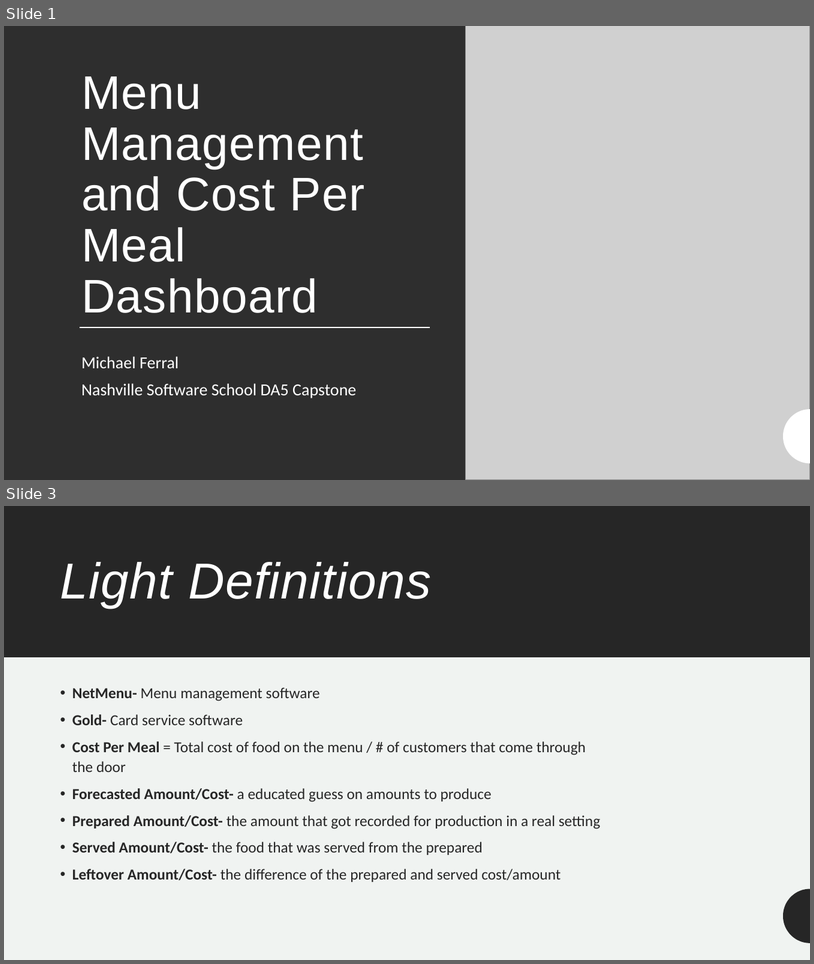
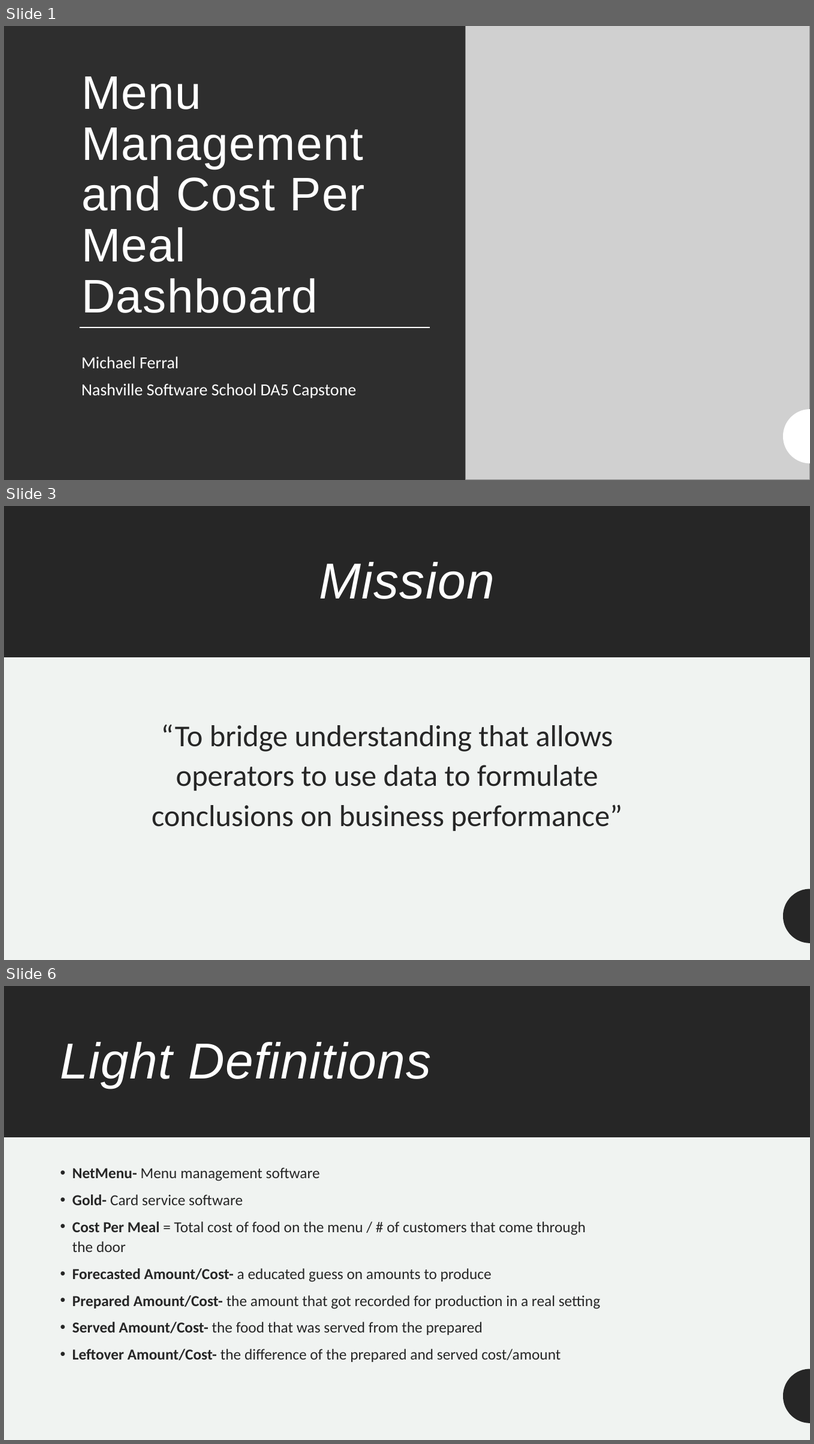
Before and after one commit to meferral/Menu_Dashboard, a slide deck: Capstone_Menu_Dashboard.pptx. Shown one above the other, each under a label of ours: slides 1 and 3 before the commit, slides 1, 3 and 6 after it; the slides between them are not shown. The pictures are 814x964 and 814x1444 pixels, drawn with LibreOffice and Linux fonts; fonts in the diff are those of the drawing; grey boxes stand for pictures. Boxes give left, top, right and bottom in pixels: in the first picture for what was removed or moved away, otherwise in the second. Text is boxed around its words. In the diff, an @@ line names an element or a change of style, - is before the commit and + after.

```diff
--- a/Capstone_Menu_Dashboard.pptx
+++ b/Capstone_Menu_Dashboard.pptx
@@ slide 3 added at (x1=4, y1=506, x2=810, y2=960), background #F0F3F1; not listed: 1 template element that a slide beside it also shows @@
@@ rectangle added at (x1=4, y1=506, x2=810, y2=960), fill #F0F3F1 @@
@@ rectangle added at (x1=4, y1=506, x2=810, y2=657), fill #262626 @@
@@ title added at (x1=319, y1=562, x2=495, y2=599), 60 pt, text #FFFFFF, italic @@
+Mission
@@ text added at (x1=152, y1=724, x2=623, y2=831), 36 pt, text #262626 @@
+“To bridge understanding that allows operators to use data to formulate conclusions on business performance”
@@ freeform shape added at (x1=784, y1=888, x2=810, y2=943), fill #262626 @@
@@ what was slide 3 is now slide 6 @@
```
Also in this commit, not shown: 7 slides changed, 6 other files.
